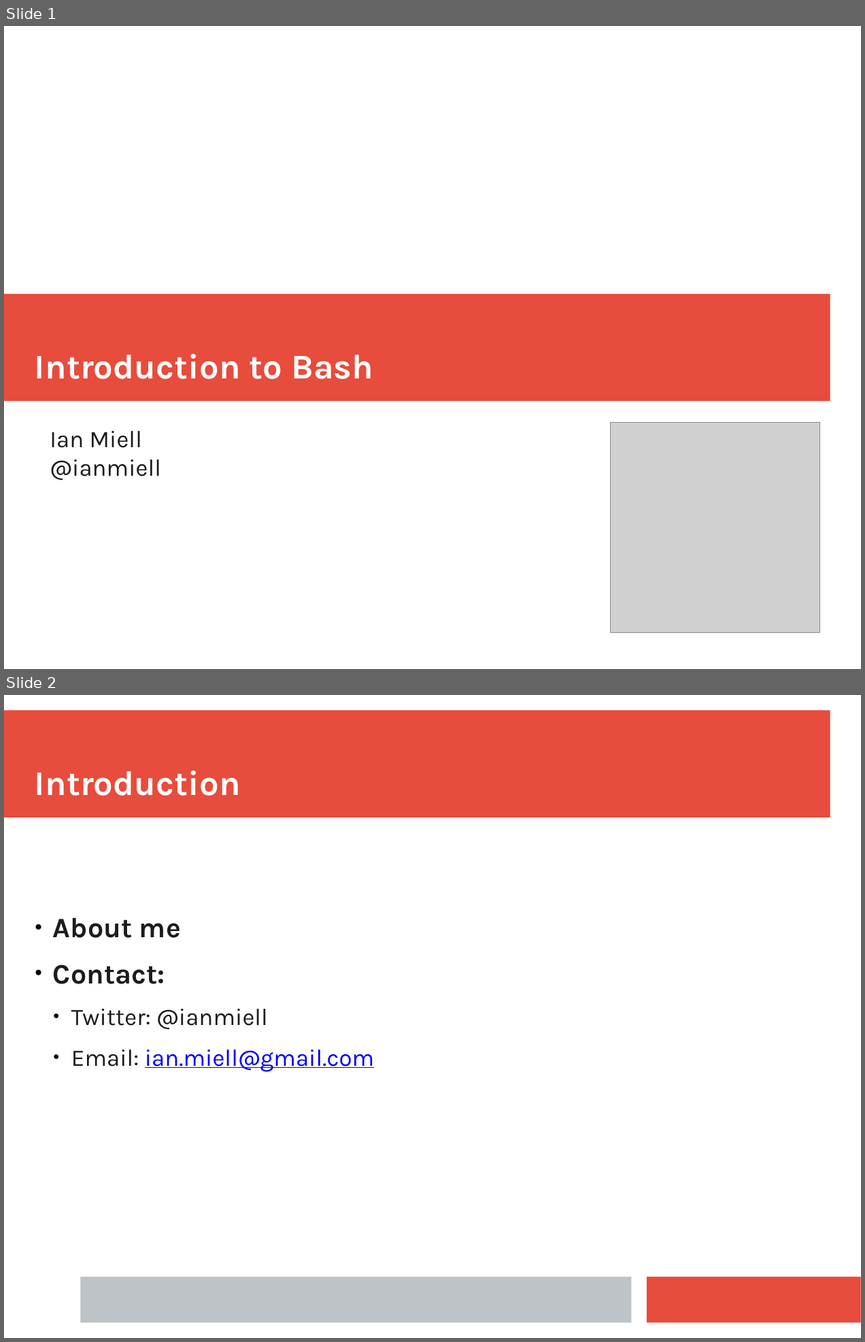
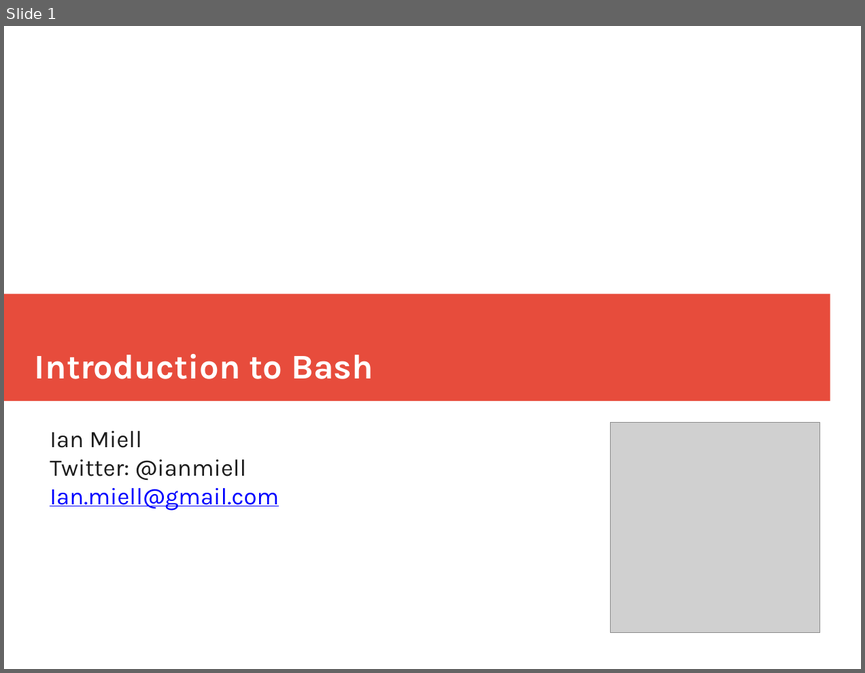
Before and after one commit to ianmiell/introduction-to-bash, a slide deck: slides/introduction_to_bash.pptx. Shown one above the other, each under a label of ours: slides 1 and 2 before the commit, slide 1 after it. The pictures are 865x1342 and 865x673 pixels, drawn with LibreOffice and Linux fonts; fonts in the diff are those of the drawing; grey boxes stand for pictures. Boxes give left, top, right and bottom in pixels: in the first picture for what was removed or moved away, otherwise in the second. Text is boxed around its words. In the diff, an @@ line names an element or a change of style, - is before the commit and + after.

```diff
--- a/slides/introduction_to_bash.pptx
+++ b/slides/introduction_to_bash.pptx
@@ slide 2 removed at <box>4,695,861,1338</box>, background #FFFFFF @@
@@ rectangle removed at <box>4,711,830,818</box> @@
@@ text removed at <box>35,770,241,796</box> @@
-Introduction
@@ text removed at <box>53,917,374,1072</box> @@
-● About me
-● Contact:
-  ● Twitter: @ianmiell
-  ● Email: ian.miell@gmail.com
@@ rectangle removed at <box>80,1276,632,1323</box> @@
@@ rectangle removed at <box>647,1276,861,1323</box> @@
@@ slide 1 changed as well @@
@@ text at <box>50,459,279,510</box>: text changed; text colour #1C1C1C to #0000FF @@
-@ianmiell
+Twitter: @ianmiell
+Ian.miell@gmail.com
```
Also in this commit, not shown: 55 other slides changed, 1 other slide removed, 1 other file.
